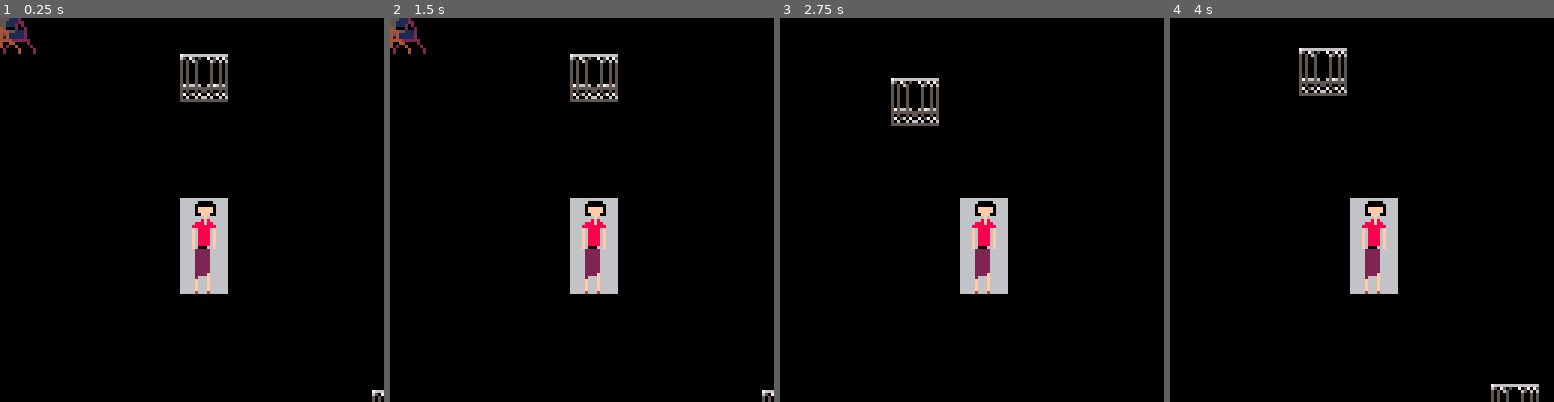
Above: before the commit, frames 1-4 (left to right).
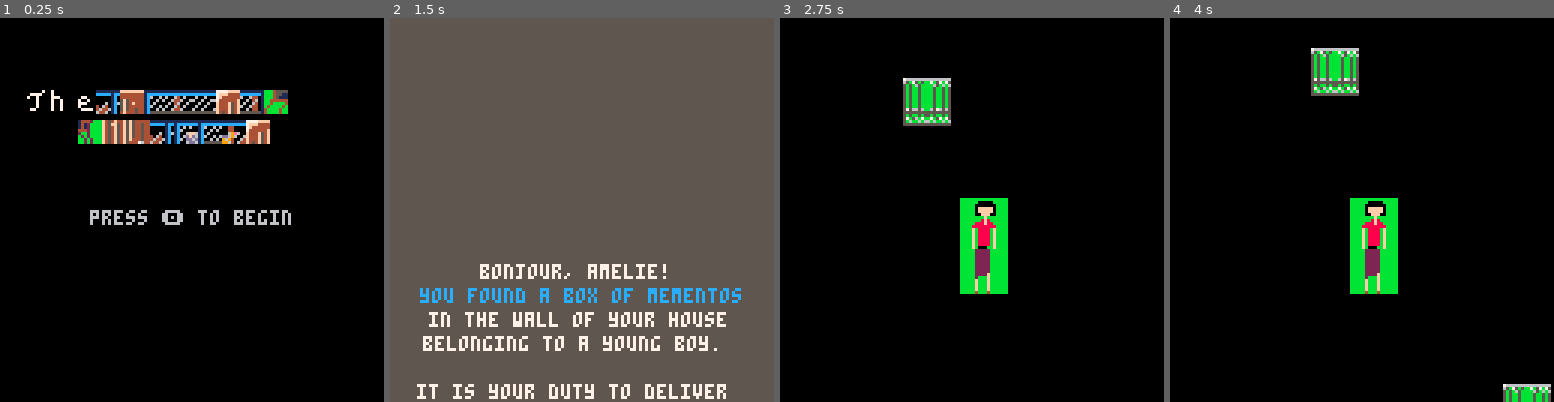
Above: after the commit, the same moments.

Repository: open-source-grilled-cheese/pacman-paris-undertale
Game: PICO-8 cartridge ggj.p8
Same seed, same stepped clock (60 frames per second), same inputs: the game is played once before the commit and once after it.
Inputs:
- Up to frame 1 (0.25 s): no input
- Up to frame 2 (1.5 s): tap O (Z key) at 0.7 s
- Up to frame 3 (2.75 s): hold Right 1.6-2.1 s; tap O (Z key) at 1.7, 2.1, 2.5 s; hold Up 2.15-2.42 s; hold Right from 2.47 s (still down)
- Up to frame 4 (4 s): tap O (Z key) at 2.9, 3.3, 3.7 s; release Right at 3.03 s; hold Left 3.08-3.58 s; hold Down 3.63-3.97 s

The runs differ from the first frame. In frame 1, 10% of the frame differs, in the area x 0-100%, y 0-100%; in frame 2, 99%; in frame 3, 3.8%; in frame 4, 4.4%.

Commit message:
merge spritesheets

Diff:
--- a/ggj.p8
+++ b/ggj.p8
@@ -111,8 +111,8 @@
 	}
 
 function _init()
-	_update = _update_walk
-	_draw = _draw_walk
+	_update = _update_title
+	_draw = _draw_title
 	base = 91
 end
 
@@ -270,7 +270,7 @@
 
 function _draw_title()
 	cls(0)
-	local line1 = {8, 9, 10, 30, 11, 12, 13, 14, 10, 15, 24}
+	local line1 = {70, 71, 72, 30, 11, 12, 13, 14, 10, 15, 24}
 	local line2 = {25, 26, 27, 30, 28, 12, 29, 10}
 	local wx = 8
 	local wy = 24
Not shown, changed: 128 lines of the sprite sheet (__gfx__) section of ggj.p8
Not shown, added: letters.png
Not shown, added: sprites.png
